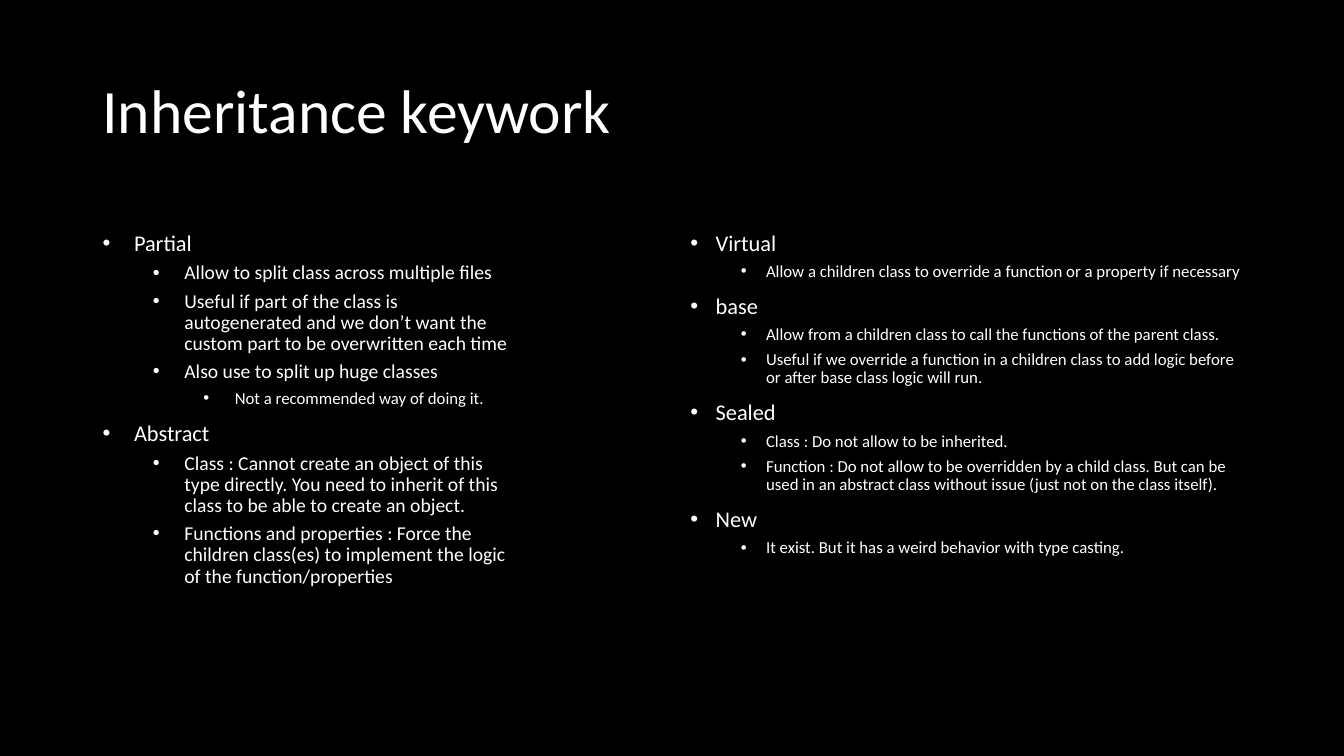
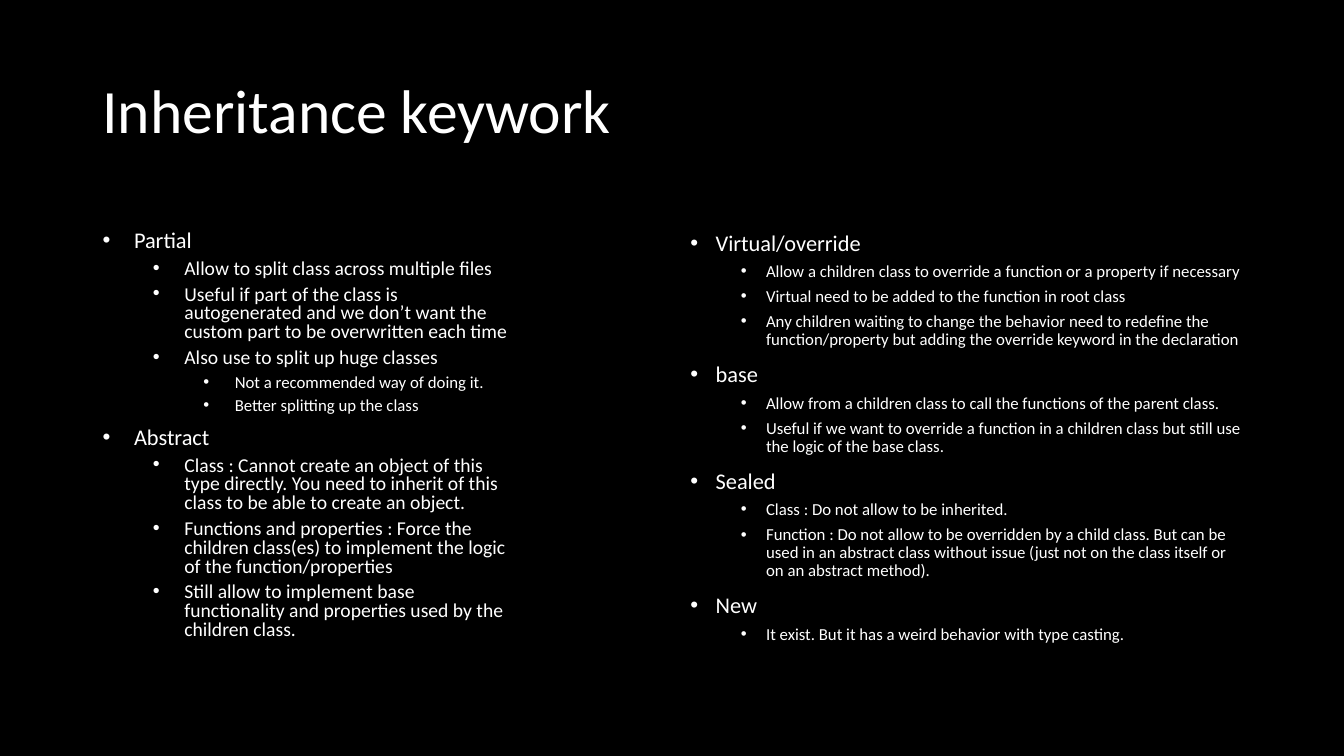
Before and after one commit to intelartificial/NetRunner101, a slide deck: slide 4 of 3. Keyword.pptx. Drawn at 1344x756 pixels with LibreOffice and Linux fonts; fonts in the diff are those of the drawing; background and template pictures are left out. Boxes give left, top, right and bottom in pixels: in the first picture for what was removed or moved away, otherwise in the second. Text is boxed around its words. In the diff, an @@ line names an element or a change of style, - is before the commit and + after.

Commit message:
Update Course1 powerpoint and code.

```diff
--- a/3. Keyword.pptx
+++ b/3. Keyword.pptx
@@ text at box(134, 232, 506, 576): line spacing 0.9 to 0.8 @@
@@ text at box(716, 235, 861, 252): text changed @@
-• Virtual
+• Virtual/override
@@ text at box(766, 290, 1238, 348): paragraphs added @@
+  • Virtual need to be added to the function in root class
+  • Any children waiting to change the behavior need to redefine the function/property but adding the override keyword in the declaration
@@ text at box(235, 399, 418, 414): paragraph added @@
+    • Better splitting up the class
@@ text at box(766, 422, 1241, 455): text changed @@
-  • Useful if we override a function in a children class to add logic before or after base class logic will run.
+  • Useful if we want to override a function in a children class but still use the logic of the base class.
@@ text at box(766, 528, 1226, 578): text changed @@
-  • Function : Do not allow to be overridden by a child class. But can be used in an abstract class without issue (just not on the class itself).
+  • Function : Do not allow to be overridden by a child class. But can be used in an abstract class without issue (just not on the class itself or on an abstract method).
@@ text at box(184, 584, 503, 636): paragraph added @@
+  • Still allow to implement base functionality and properties used by the children class.
```
Also in this commit, not shown: 2 other files.
